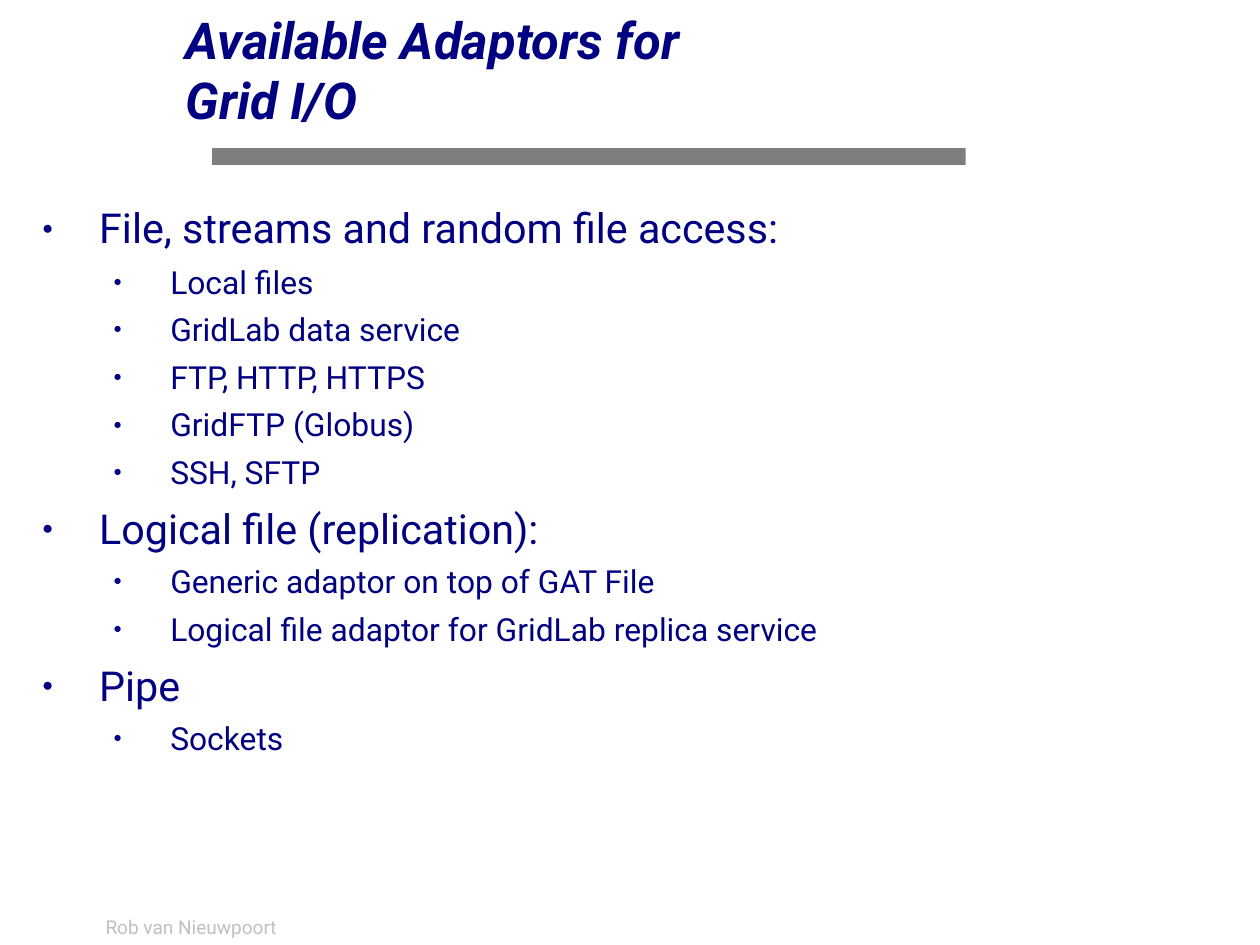
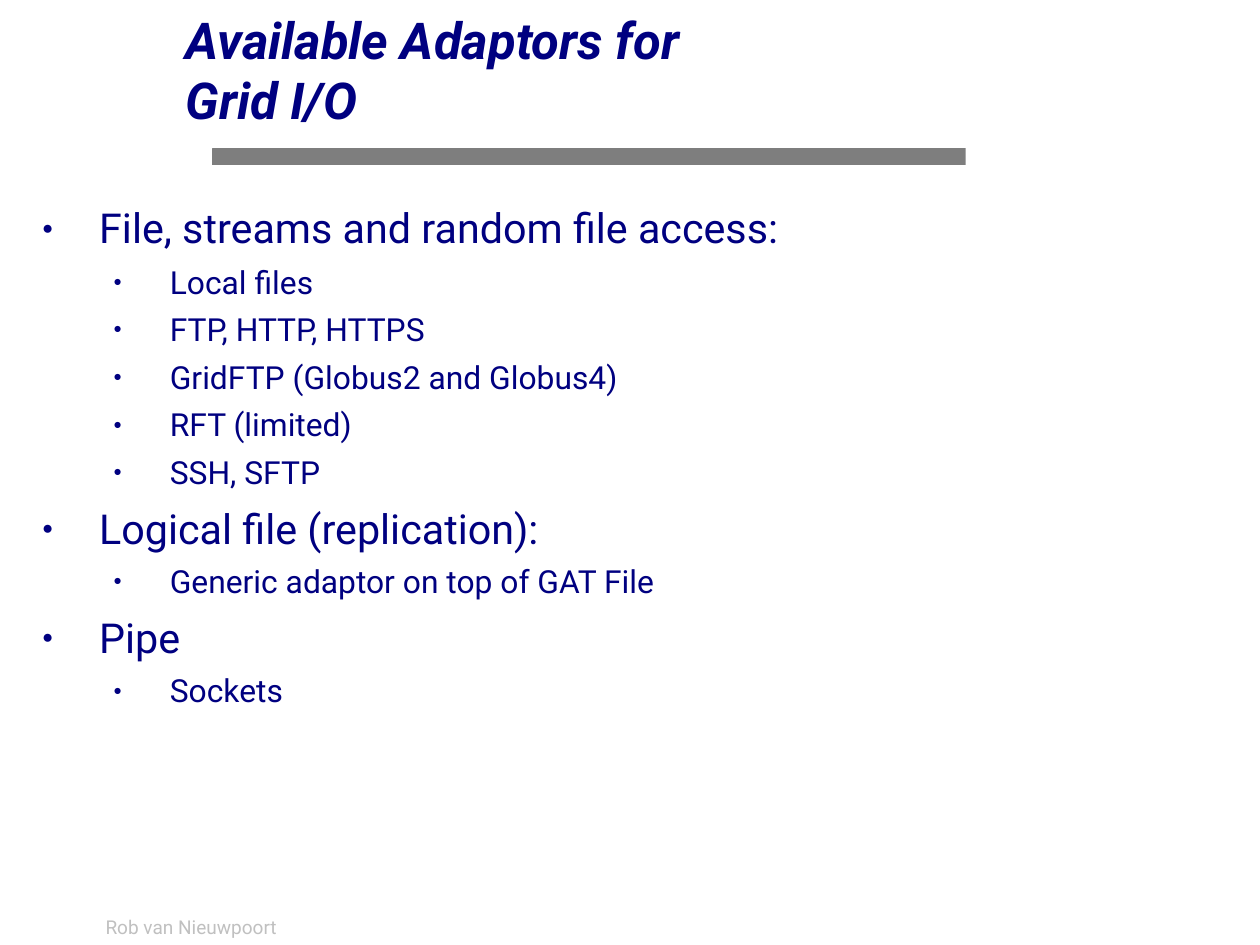
Before and after one commit to JungleComputing/javagat, a slide deck: slide 58 of doc/tutorial/tutorial.ppt. Drawn at 1260x945 pixels with LibreOffice and Linux fonts; fonts in the diff are those of the drawing; background and template pictures are left out. Boxes give left, top, right and bottom in pixels: in the first picture for what was removed or moved away, otherwise in the second. Text is boxed around its words. In the diff, an @@ line names an element or a change of style, - is before the commit and + after.

```diff
--- a/doc/tutorial/tutorial.ppt
+++ b/doc/tutorial/tutorial.ppt
@@ text at bbox=[99, 211, 778, 703]: indent changed @@
@@ text at bbox=[170, 317, 460, 342]: paragraph removed @@
-  ● GridLab data service
@@ text at bbox=[170, 363, 617, 443]: text changed @@
-  ● GridFTP (Globus)
+  ● GridFTP (Globus2 and Globus4)
+  ● RFT (limited)
@@ text at bbox=[170, 617, 817, 648]: paragraph removed @@
-  ● Logical file adaptor for GridLab replica service
```
Also in this commit, not shown: 76 other slides changed, 1 slide removed, 14 other files.
